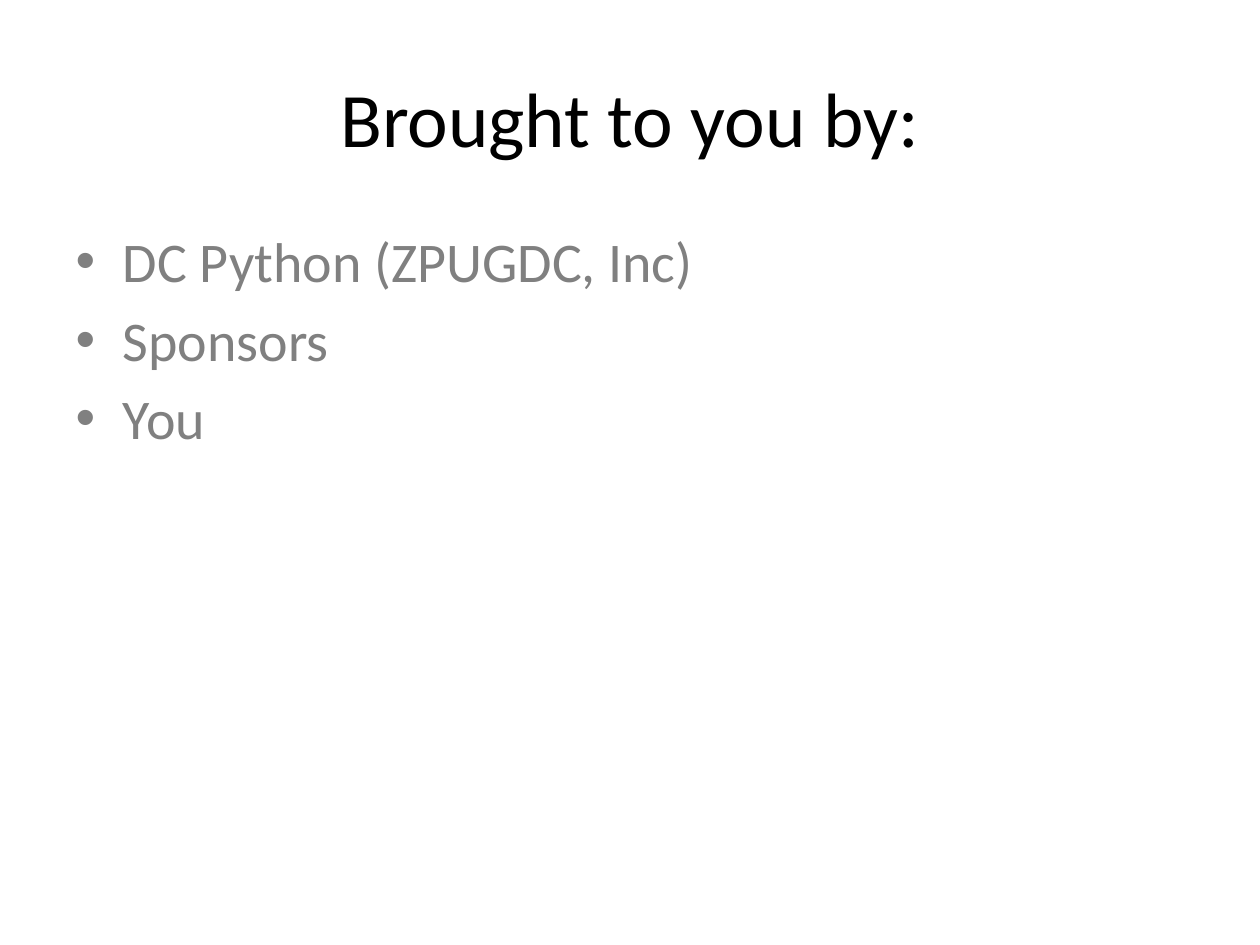
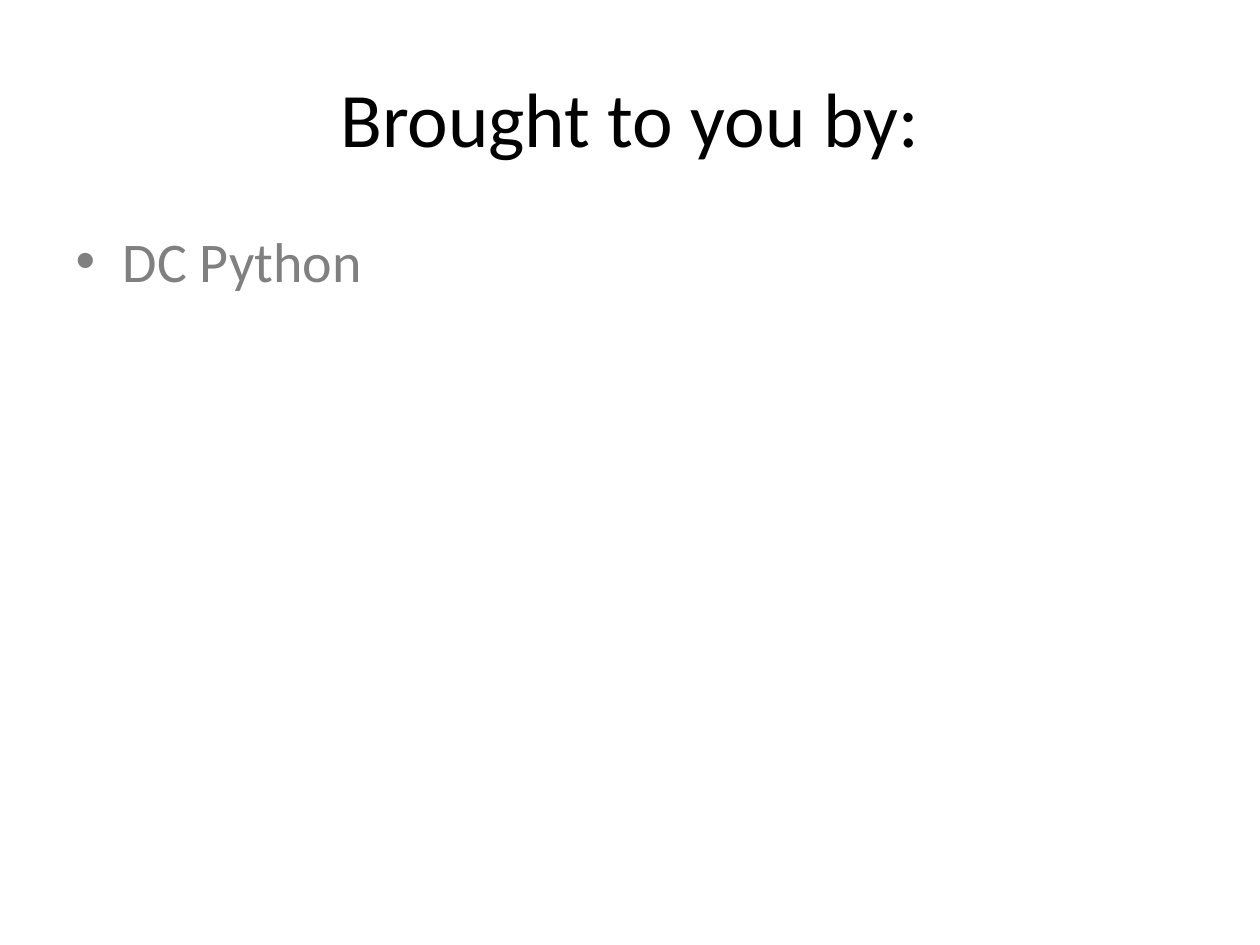
Before and after one commit to DCPython/generic-meetup-slides, a slide deck: slide 2 of DC Python Generic Meetup Slides.pptx. Drawn at 1260x945 pixels with LibreOffice and Linux fonts; fonts in the diff are those of the drawing. Boxes give left, top, right and bottom in pixels: in the first picture for what was removed or moved away, otherwise in the second. Text is boxed around its words. In the diff, an @@ line names an element or a change of style, - is before the commit and + after.

```diff
--- a/DC Python Generic Meetup Slides.pptx
+++ b/DC Python Generic Meetup Slides.pptx
@@ text at <box>123,243,362,291</box>: text changed @@
-• DC Python (ZPUGDC, Inc)
-• Sponsors
-• You
+• DC Python
```
Also in this commit, not shown: 2 other slides changed, 13 slides added.
